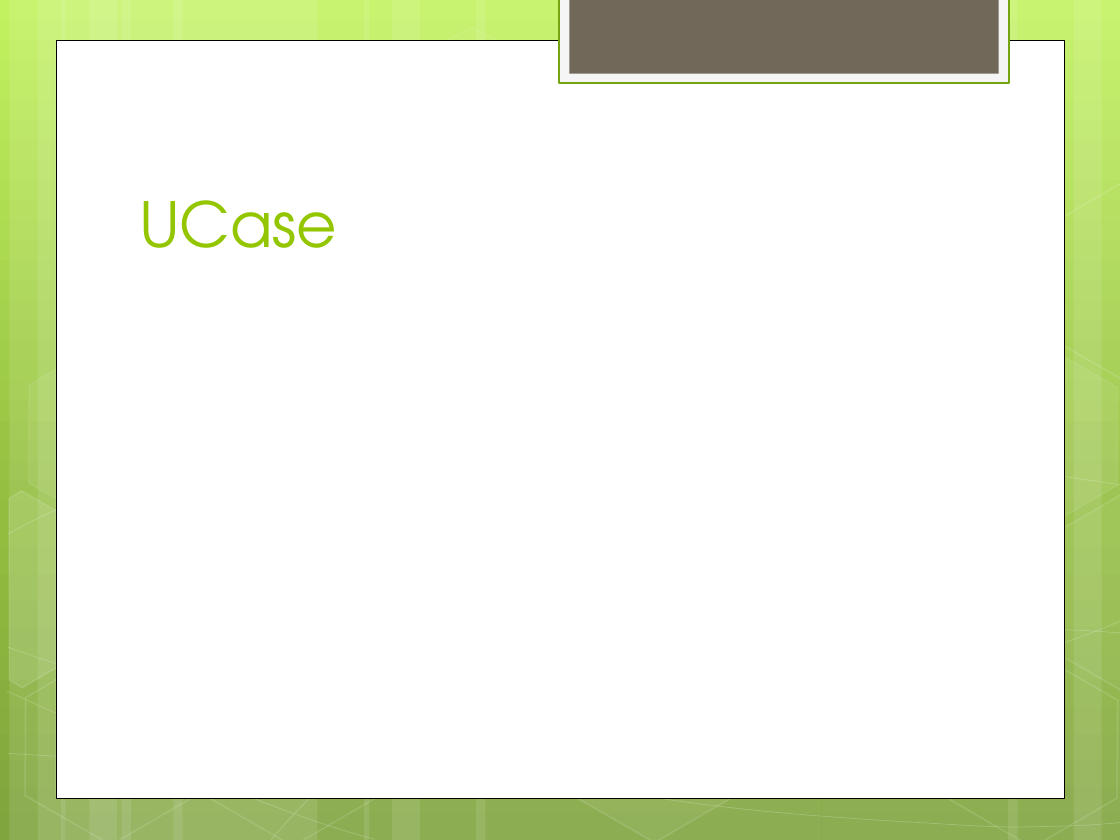
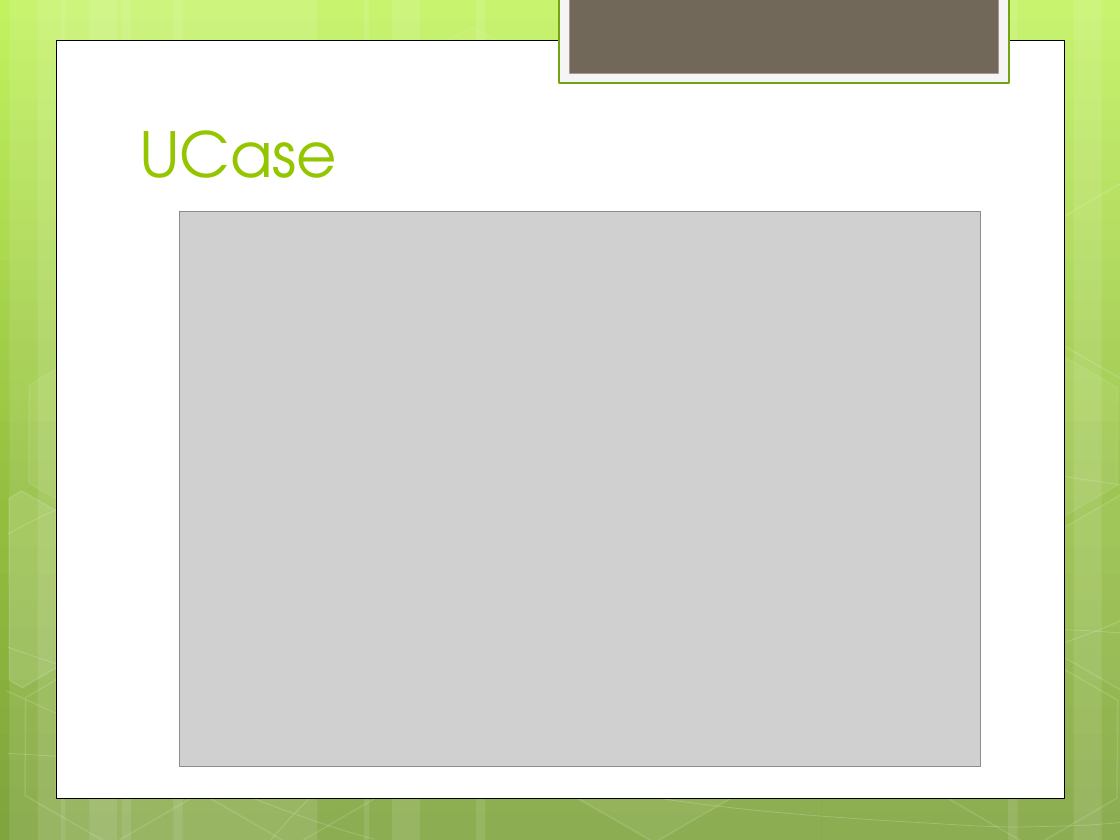
Before and after one commit to hiyenwong/cs679-b1-class-project, a slide deck: slide 3 of deliverables/phase2/Phase2_Presentation.pptx. Drawn at 1120x840 pixels with LibreOffice and Linux fonts; fonts in the diff are those of the drawing; grey boxes stand for pictures. Boxes give left, top, right and bottom in pixels: in the first picture for what was removed or moved away, otherwise in the second. Text is boxed around its words. In the diff, an @@ line names an element or a change of style, - is before the commit and + after.

```diff
--- a/deliverables/phase2/Phase2_Presentation.pptx
+++ b/deliverables/phase2/Phase2_Presentation.pptx
@@ title "UCase": place and size @@
-title "UCase" at box(139, 200, 337, 248)
+title "UCase" at box(139, 130, 337, 178)
@@ picture added at box(179, 212, 980, 767) @@
```
Also in this commit, not shown: 1 other slide changed, 2 slides added, 1 slide removed.
